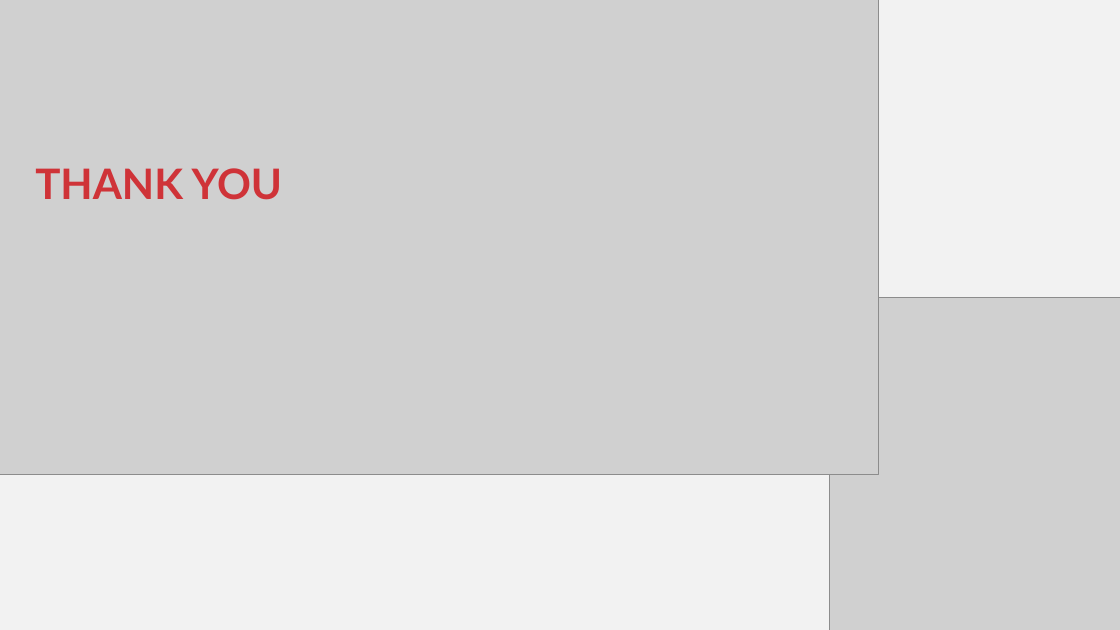
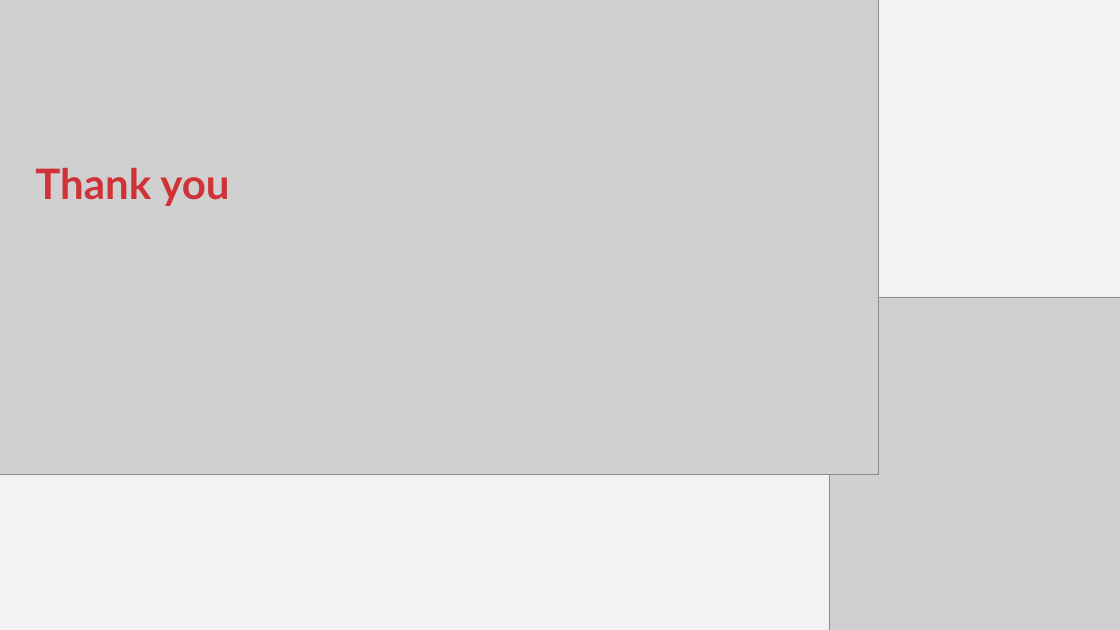
Before and after one commit to stringfestdata/gxls-copilot-studio-excel, a slide deck: slide 12 of gxls-copilot-studio-excel.pptx (slide 39 before the commit). Drawn at 1120x630 pixels with LibreOffice and Linux fonts; fonts in the diff are those of the drawing; grey boxes stand for pictures. Boxes give left, top, right and bottom in pixels: in the first picture for what was removed or moved away, otherwise in the second. Text is boxed around its words. In the diff, an @@ line names an element or a change of style, - is before the commit and + after.

```diff
--- a/gxls-copilot-studio-excel.pptx
+++ b/gxls-copilot-studio-excel.pptx
@@ text at (x1=35, y1=168, x2=229, y2=206): text changed @@
-THANK YOU
+Thank you
```
Also in this commit, not shown: 2 other slides changed, 6 slides added, 33 slides removed, 11 other files.
